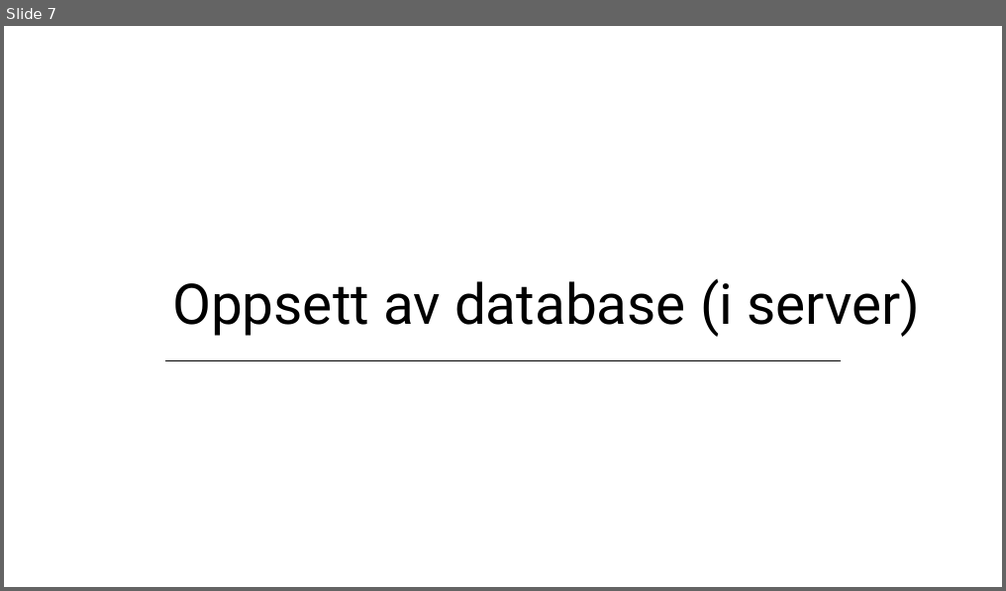
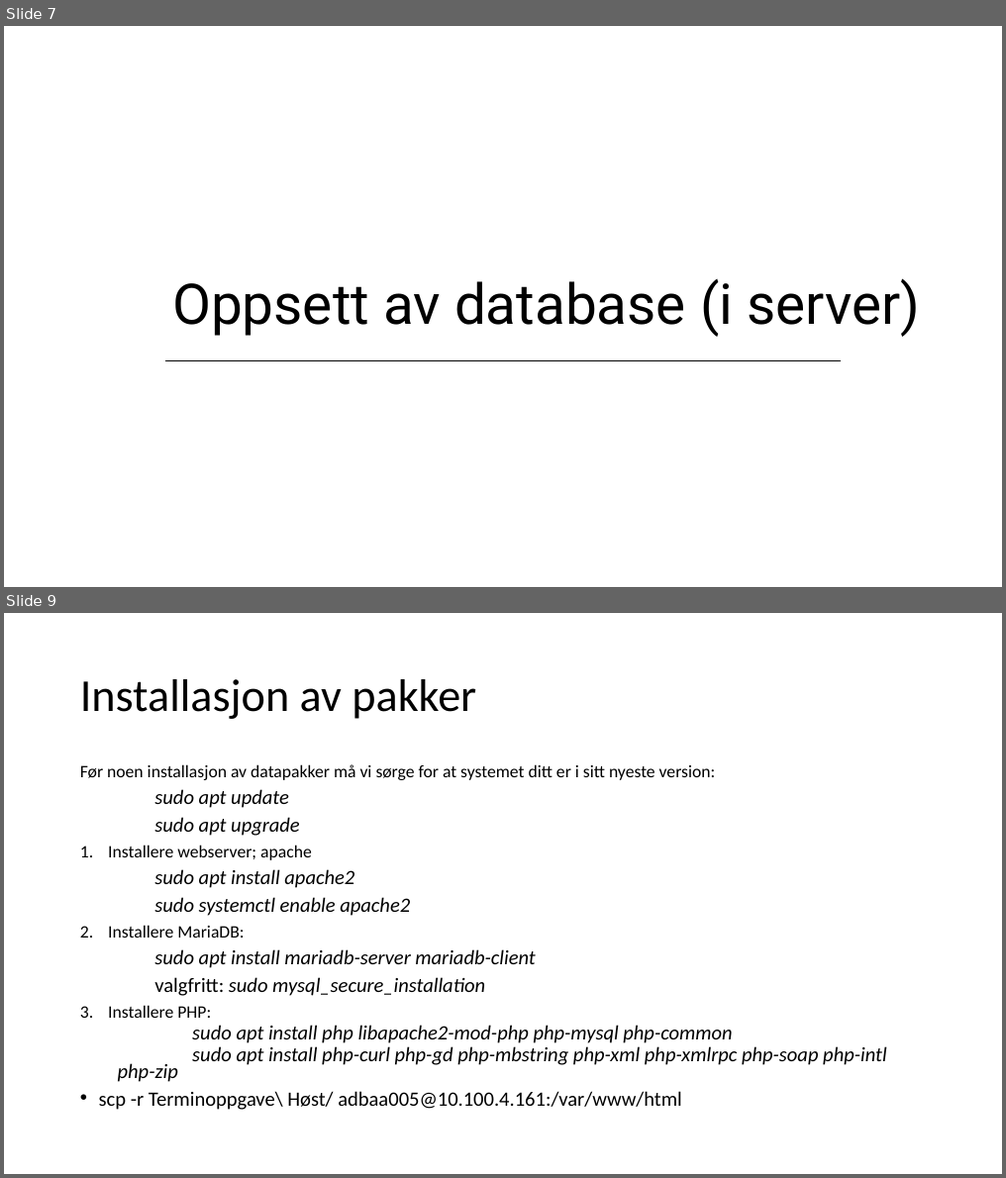
Before and after one commit to HeyItsAp/terminoppgave, a slide deck: Dokumenter/IT-veilendning.pptx. Shown one above the other, each under a label of ours: slide 7 before the commit, slides 7 and 9 after it; the slides between them are not shown. The pictures are 1006x591 and 1006x1178 pixels, drawn with LibreOffice and Linux fonts; fonts in the diff are those of the drawing. Boxes give left, top, right and bottom in pixels: in the first picture for what was removed or moved away, otherwise in the second. Text is boxed around its words. In the diff, an @@ line names an element or a change of style, - is before the commit and + after.

```diff
--- a/Dokumenter/IT-veilendning.pptx
+++ b/Dokumenter/IT-veilendning.pptx
@@ slide 9 added at (4, 613, 1002, 1174), background #FFFFFF @@
@@ title added at (80, 679, 476, 719), 44 pt, text #000000 @@
+Installasjon av pakker
@@ text added at (80, 764, 887, 1110), 19.6 pt, text #000000, italic @@
+Før noen installasjon av datapakker må vi sørge for at systemet ditt er i sitt nyeste version:
+sudo apt update
+sudo apt upgrade
+1. Installere webserver; apache
+sudo apt install apache2
+sudo systemctl enable apache2
+1. Installere MariaDB:
+sudo apt install mariadb-server mariadb-client
+valgfritt: sudo mysql_secure_installation
+1. Installere PHP:
+  sudo apt install php libapache2-mod-php php-mysql php-common
+  sudo apt install php-curl php-gd php-mbstring php-xml php-xmlrpc php-soap php-intl php-zip
+• scp -r Terminoppgave\ Høst/ adbaa005@10.100.4.161:/var/www/html
```
Also in this commit, not shown: 2 slides changed, 3 other slides added.
